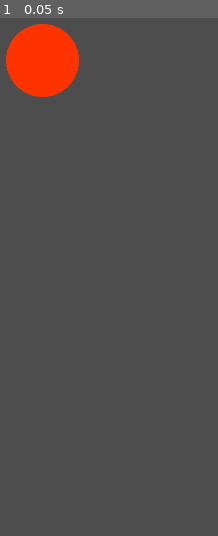
Above: before the commit, frame 1.
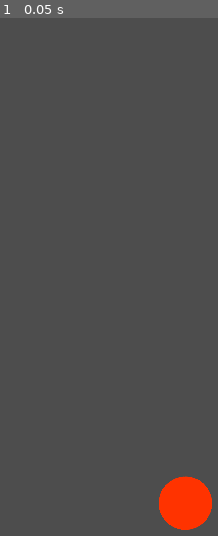
Above: after the commit, the same moment.

Repository: hackerkid27/virtual-conductor
Game: Godot game, scene res://scenes/Beat3.tscn
Same seed, same stepped clock (60 frames per second), same inputs: the game is played once before the commit and once after it. This scene is started directly instead of the project's main scene.
Inputs:
- Up to frame 1 (0.05 s): no input

The runs differ from the first frame. In frame 1, 5.7% of the frame differs, in the area x 2-98%, y 1-99%.

Commit message:
Add tempo functionality script for beats

Diff:
--- a/scenes/Beat3.tscn
+++ b/scenes/Beat3.tscn
@@ -52,8 +52,10 @@
 curve = SubResource("Curve2D_an2a6")
 
 [node name="PathFollow2D" type="PathFollow2D" parent="Path2D"]
-position = Vector2(270, 150)
-rotation = 1.5708
+position = Vector2(612.985, 1212.51)
+rotation = 0.636999
+progress = 1699.17
 
 [node name="Sprite2D" type="Sprite2D" parent="Path2D/PathFollow2D"]
+scale = Vector2(0.732136, 0.732136)
 texture = ExtResource("1_3jk4k")
--- /dev/null
+++ b/scripts/beat.gd
@@ -0,0 +1,7 @@
+extends Node2D
+
+@export var animation_player: AnimationPlayer
+
+func set_tempo(tempo: int):
+	var animation_speed = tempo / 120.0
+	animation_player.speed_scale = animation_speed
